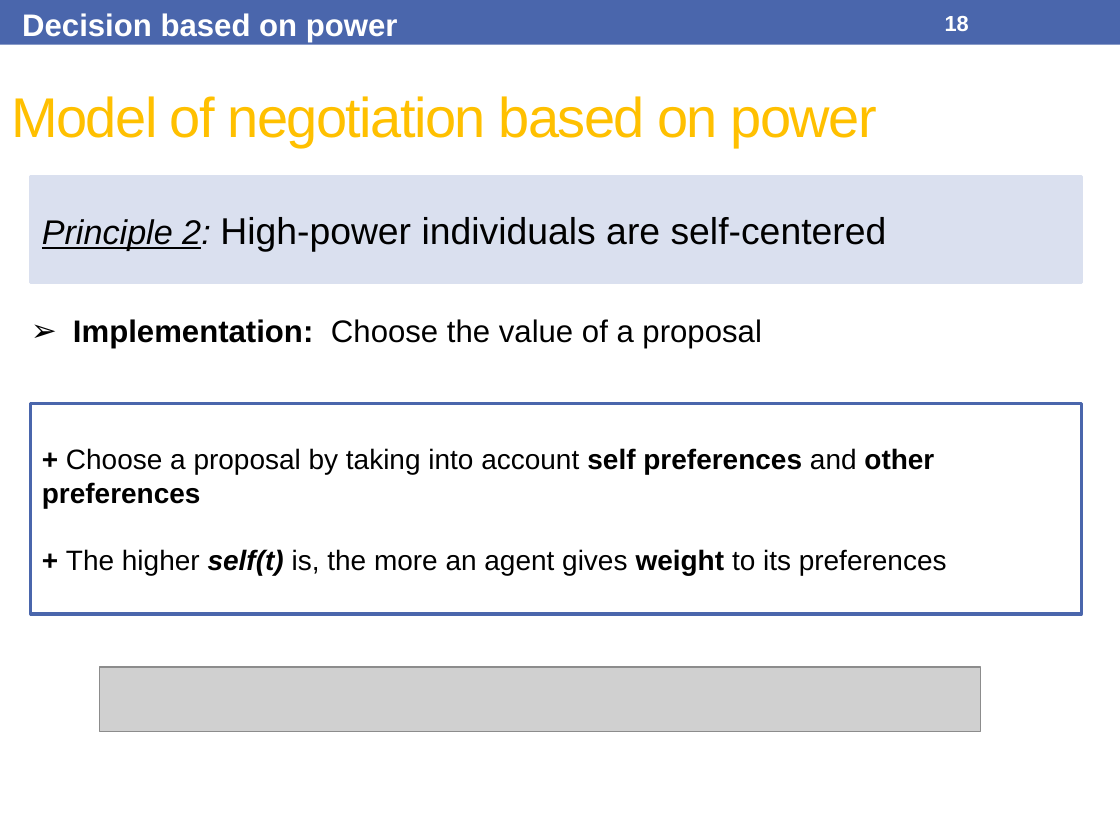
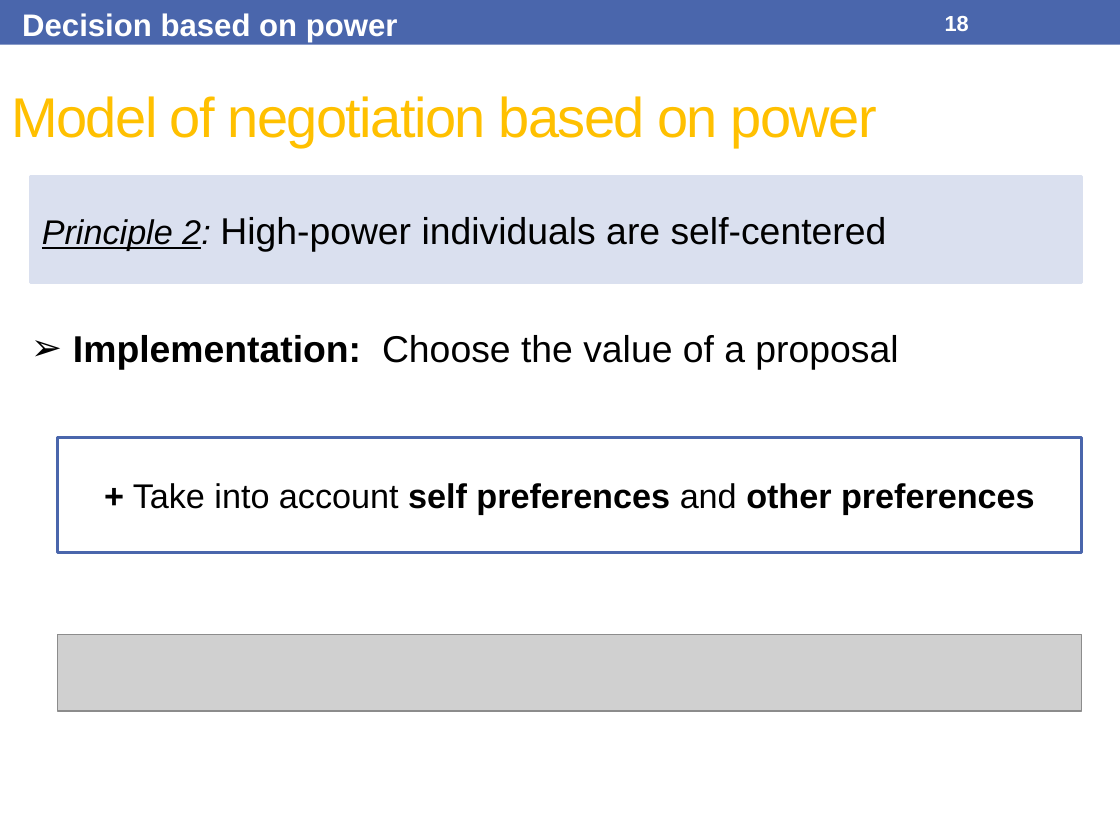
Before and after one commit to Olydia/Discolog, a slide deck: slide 18 of papers/Presentations/IVA17/IVA17.pptx. Drawn at 1120x840 pixels with LibreOffice and Linux fonts; fonts in the diff are those of the drawing; grey boxes stand for pictures. Boxes give left, top, right and bottom in pixels: in the first picture for what was removed or moved away, otherwise in the second. Text is boxed around its words. In the diff, an @@ line names an element or a change of style, - is before the commit and + after.

```diff
--- a/papers/Presentations/IVA17/IVA17.pptx
+++ b/papers/Presentations/IVA17/IVA17.pptx
@@ text "Implementation: Choose the value of ...": place and size @@
-text "Implementation: Choose the value of ..." at (73,319,761,349)
+text "Implementation: Choose the value of ..." at (73,335,898,369)
@@ text "Implementation: Choose the value of ..." at (73,335,898,369): size 20 to 24 pt @@
@@ rectangle "+ Take into account self ...": place and size @@
-rectangle "+ Take into account self ..." at (31,404,1082,615)
+rectangle "+ Take into account self ..." at (57,438,1082,552)
@@ text in rectangle at (133,483,1035,515): text changed; size 18 to 22 pt; bold on @@
-+ Choose a proposal by taking into account self preferences and other preferences
-+ The higher self(t) is, the more an agent gives weight to its preferences
++ Take into account self preferences and other preferences
@@ picture: place and size @@
-picture at (100,666,980,730)
+picture at (57,635,1082,711)
```
Also in this commit, not shown: 8 other slides changed, 1 slide added, 1 other file.
